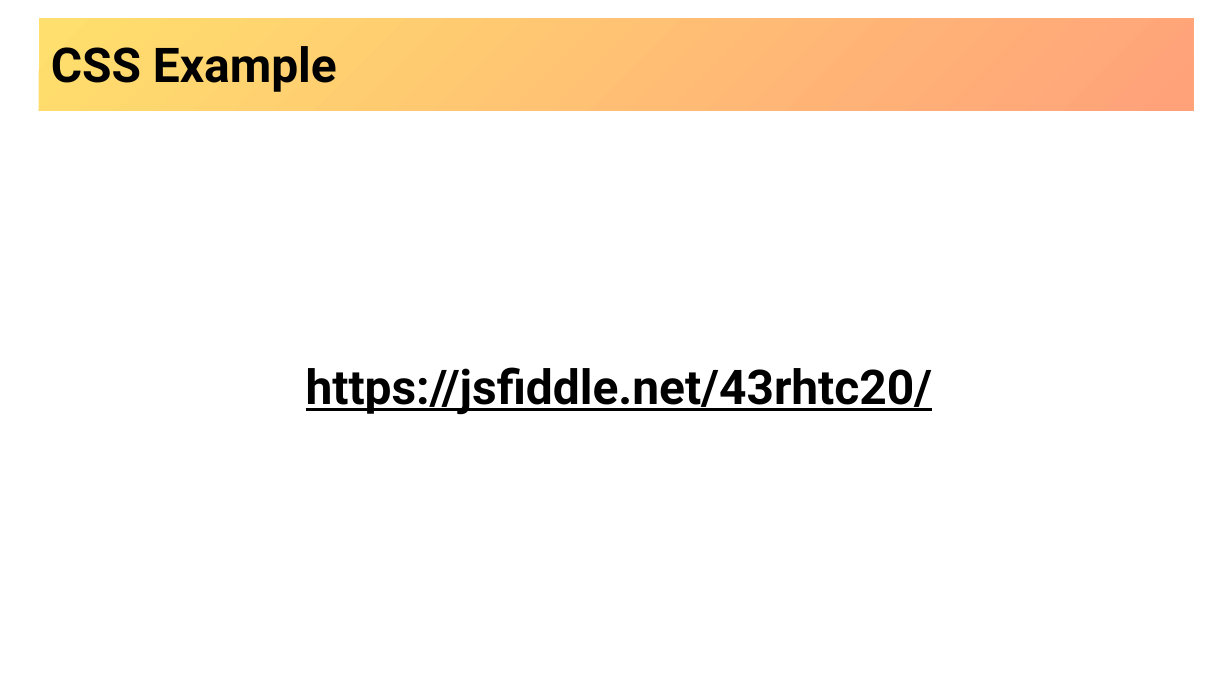
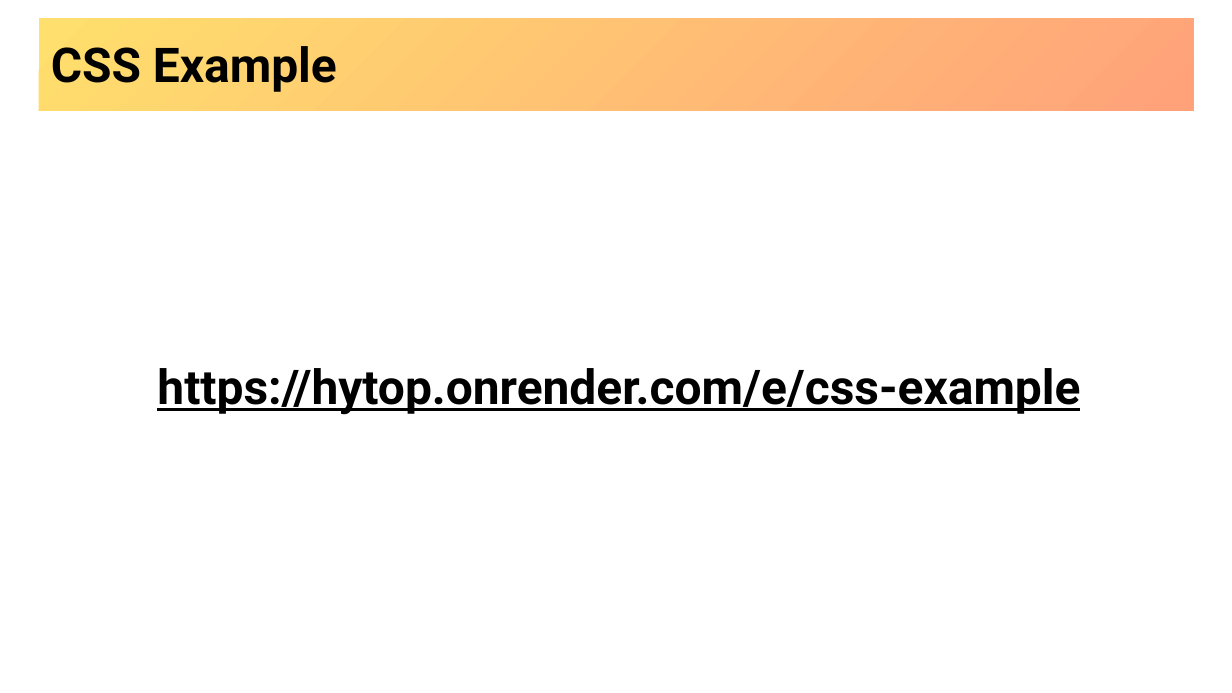
Before and after one commit to hytechclub/web-101, a slide deck: slide 5 of Week05/IntroductionToCss.pptx. Drawn at 1232x693 pixels with LibreOffice and Linux fonts; fonts in the diff are those of the drawing; background and template pictures are left out. Boxes give left, top, right and bottom in pixels: in the first picture for what was removed or moved away, otherwise in the second. Text is boxed around its words. In the diff, an @@ line names an element or a change of style, - is before the commit and + after.

```diff
--- a/Week05/IntroductionToCss.pptx
+++ b/Week05/IntroductionToCss.pptx
@@ text at (157,368,1080,415): text changed @@
-https://jsfiddle.net/43rhtc20/
+https://hytop.onrender.com/e/css-example
```
Also in this commit, not shown: 1 other slide changed, 48 other files.
